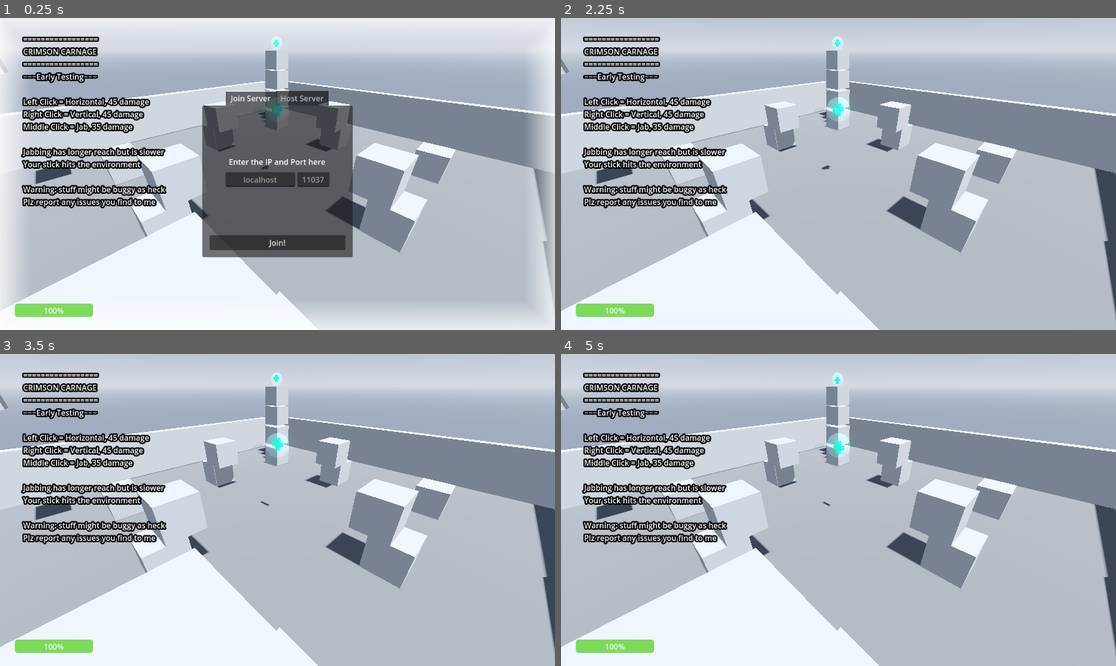
Above: before the commit, frames 1-4 (two rows, left to right).
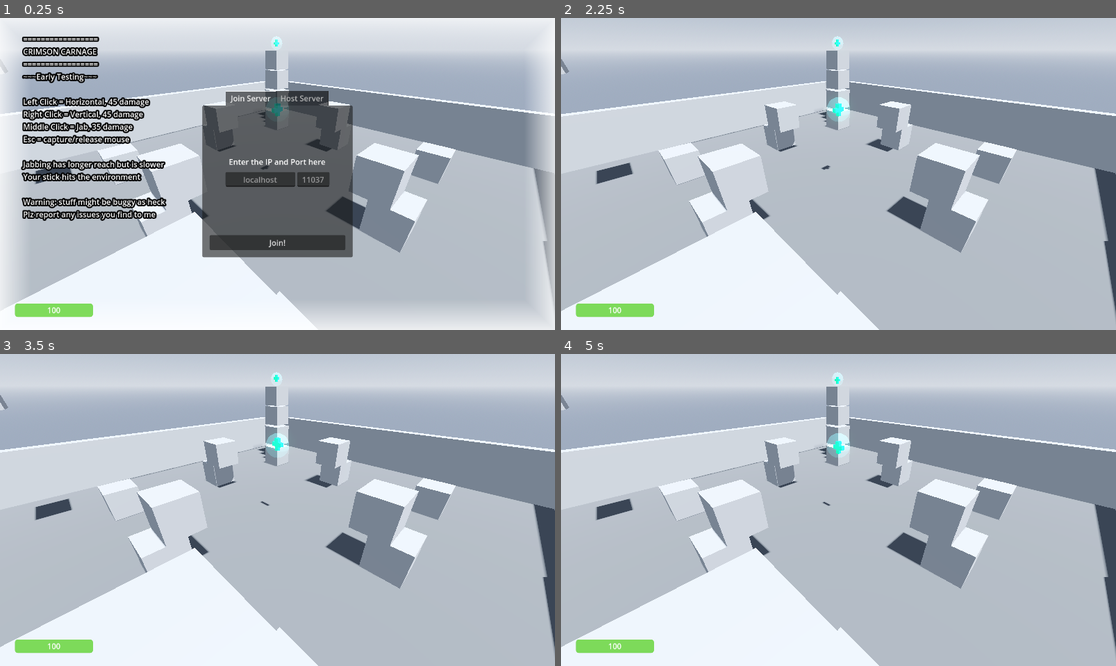
Above: after the commit, the same moments.

Repository: Crystalwarrior/Crimson-Carnage
Game: Godot game, scene res://map.tscn
Two runs of this game, one before a commit and one after it. Both use one fixed random seed, a clock stepped at 60 frames per second and the inputs below. Sound files missing from this copy of the repository are replaced by a short silence.
Inputs (mouse positions are in pixels of both pictures, inside the frame that each line leads up to):
- Up to frame 1 (0.25 s): no input
- Up to frame 2 (2.25 s): click (821, 180) at 0.52 s; type "12" at 0.6 s; click (871, 180) at 0.75 s; type "12" at 0.83 s; tap Enter at 1.25 s; move the mouse to (960, 158) at 1.27 s; hold D (move_right) 1.28-2 s; tap Middle mouse button (alt2_attack) at 1.35 s; tap Space (jump) at 1.52 s; click "Join!" at 2 s
- Up to frame 3 (3.5 s): tap Space (jump) at 2.75, 3.02 s; move the mouse to (166, 525) at 2.77 s; hold S (move_backward) from 2.78 s (still down); right-click (166, 525) at 2.85 s
- Up to frame 4 (5 s): tap Enter at 3.5 s; move the mouse to (894, 441) at 3.52 s; release S (move_backward) at 3.53 s; hold D (move_right) 3.53-4.28 s; click (894, 441) at 3.6 s; tap Space (jump) at 4.25, 4.52 s; move the mouse to (810, 572) at 4.27 s; hold W (move_forward) from 4.28 s (still down); tap Middle mouse button (alt2_attack) at 4.35 s

The runs differ from the first frame. In frame 1, 3.9% of the frame differs, in the area x 3-31%, y 37-95%; in frame 2, 5.1%, in the area x 3-31%, y 6-95%; in frame 3, 5.1%; in frame 4, 5.1%.

Commit message:
Make health display actual health value rather than just percentage Make the hand hidden in first person for better aiming

Diff:
--- a/Network.gd
+++ b/Network.gd
@@ -96,6 +96,7 @@
 		respawn_player(multiplayer.get_unique_id())
 		health_value = 100.0
 	health_bar.value = health_value
+	health_bar.get_node("Label").text = str(health_value)
 
 func _on_multiplayer_spawner_spawned(node):
 	if node.is_multiplayer_authority():
--- a/map.tscn
+++ b/map.tscn
@@ -94,29 +94,15 @@
 grow_vertical = 0
 theme_override_styles/fill = ExtResource("4_gp6fe")
 value = 100.0
-
-[node name="Instructions" type="Label" parent="UI/HUD"]
+show_percentage = false
+
+[node name="Label" type="Label" parent="UI/HUD/HealthBar"]
 layout_mode = 0
-offset_left = 48.0
-offset_top = 32.0
-offset_right = 389.0
-offset_bottom = 356.0
-theme_override_colors/font_outline_color = Color(0, 0, 0, 1)
-theme_override_constants/outline_size = 12
-text = "=================
-CRIMSON CARNAGE
-=================
-~~~Early Testing~~~
-
-Left Click = Horizontal, 45 damage
-Right Click = Vertical, 45 damage
-Middle Click = Jab, 35 damage
-
-Jabbing has longer reach but is slower
-Your stick hits the environment
-
-Warning: stuff might be buggy as heck
-Plz report any issues you find to me"
+offset_right = 163.0
+offset_bottom = 28.0
+text = "100"
+horizontal_alignment = 1
+vertical_alignment = 1
 
 [node name="MainMenu" type="Control" parent="UI"]
 layout_mode = 3
@@ -226,6 +212,30 @@
 layout_mode = 2
 text = "Host!"
 
+[node name="Instructions" type="Label" parent="UI/MainMenu"]
+layout_mode = 0
+offset_left = 48.0
+offset_top = 32.0
+offset_right = 389.0
+offset_bottom = 396.0
+theme_override_colors/font_outline_color = Color(0, 0, 0, 1)
+theme_override_constants/outline_size = 12
+text = "=================
+CRIMSON CARNAGE
+=================
+~~~Early Testing~~~
+
+Left Click = Horizontal, 45 damage
+Right Click = Vertical, 45 damage
+Middle Click = Jab, 35 damage
+Esc = capture/release mouse
+
+Jabbing has longer reach but is slower
+Your stick hits the environment
+
+Warning: stuff might be buggy as heck
+Plz report any issues you find to me"
+
 [node name="AudioStreamPlayer" type="AudioStreamPlayer" parent="."]
 stream = ExtResource("2_6gig4")
 volume_db = -15.0
--- a/player.gd
+++ b/player.gd
@@ -28,25 +28,16 @@
 
 signal health_changed(value)
 
-@export var head_path:NodePath
-@export var face_path:NodePath
-@export var body_path:NodePath
-@export var camera_path:NodePath
-@export var animation_path:NodePath
-@export var hand_animation_path:NodePath
-@export var weapon_hitbox_path:NodePath
-@export var weapon_audio_path:NodePath
-@export var foot_audio_path:NodePath
-
-@onready var head:Node3D = get_node(head_path)
-@onready var face:MeshInstance3D = get_node(face_path)
-@onready var body:MeshInstance3D = get_node(body_path)
-@onready var camera:Camera3D = get_node(camera_path)
-@onready var animation:AnimationPlayer = get_node(animation_path)
-@onready var hand_animation:AnimationPlayer = get_node(hand_animation_path)
-@onready var weapon_hitbox:Area3D = get_node(weapon_hitbox_path)
-@onready var weapon_audio:AudioStreamPlayer3D = get_node(weapon_audio_path)
-@onready var foot_audio:AudioStreamPlayer3D = get_node(foot_audio_path)
+@onready var head:Node3D = $HeadPivot
+@onready var face:MeshInstance3D = $HeadPivot/Face
+@onready var body:MeshInstance3D = $WaistPivot/Body
+@onready var hand:MeshInstance3D = $HeadPivot/SwingPivot/HandPivot/HandModel
+@onready var camera:Camera3D = $HeadPivot/CameraFirstPerson
+@onready var animation:AnimationPlayer = $AnimationPlayer
+@onready var hand_animation:AnimationPlayer = $HeadPivot/SwingPivot/HandPivot/HandAnimation
+@onready var weapon_hitbox:Area3D = $HeadPivot/SwingPivot/HandPivot/WeaponStick/WeaponHitbox
+@onready var weapon_audio:AudioStreamPlayer3D = $HeadPivot/SwingPivot/HandPivot/WeaponStick/AudioStreamPlayer3D
+@onready var foot_audio:AudioStreamPlayer3D = $FootPlayer
 @onready var invincible_timer:Timer = $InvincibleTimer
 @onready var collision_shape:CollisionShape3D = $CollisionShape3D
 
@@ -131,9 +122,11 @@
 	if camera.current:
 		body.cast_shadow = body.SHADOW_CASTING_SETTING_SHADOWS_ONLY
 		face.cast_shadow = face.SHADOW_CASTING_SETTING_SHADOWS_ONLY
+		hand.cast_shadow = hand.SHADOW_CASTING_SETTING_SHADOWS_ONLY
 	else:
-		face.cast_shadow = body.SHADOW_CASTING_SETTING_ON
+		body.cast_shadow = body.SHADOW_CASTING_SETTING_ON
 		face.cast_shadow = face.SHADOW_CASTING_SETTING_ON
+		hand.cast_shadow = hand.SHADOW_CASTING_SETTING_ON
 
 
 func _aim(event : InputEvent) -> void:
--- a/player.tscn
+++ b/player.tscn
@@ -121,7 +121,7 @@
 "times": PackedFloat32Array(0, 0.05, 0.5, 0.65, 0.75),
 "transitions": PackedFloat32Array(1, 0.2, 2, 0.5, 1),
 "update": 0,
-"values": [Vector3(0.3, -0.4, -0.6), Vector3(0.1, -0.4, -0.7), Vector3(0, -0.0999999, -1.03126), Vector3(0.1, -0.4, -0.7), Vector3(0.3, -0.4, -0.6)]
+"values": [Vector3(0.3, -0.4, -0.6), Vector3(0, -0.0999999, -0.7), Vector3(0, 1.19209e-07, -1.03126), Vector3(0.1, -0.4, -0.7), Vector3(0.3, -0.4, -0.6)]
 }
 tracks/1/type = "value"
 tracks/1/imported = false
@@ -130,10 +130,10 @@
 tracks/1/interp = 1
 tracks/1/loop_wrap = true
 tracks/1/keys = {
-"times": PackedFloat32Array(0, 0.06, 0.5, 0.65, 0.75),
-"transitions": PackedFloat32Array(1, 0.2, 2, 0.5, 1),
-"update": 0,
-"values": [Vector3(-1.48353, -5.86126e-08, 0.0872665), Vector3(-1.5708, 0.0872665, 0), Vector3(-1.38738, 0, 0), Vector3(-1.5708, 0.0872665, 0), Vector3(-1.48353, -5.86126e-08, 0.0872665)]
+"times": PackedFloat32Array(0, 0.05, 0.5, 0.65, 0.75),
+"transitions": PackedFloat32Array(1, 1, 2, 0.5, 1),
+"update": 0,
+"values": [Vector3(-1.48353, -5.86126e-08, 0.0872665), Vector3(-1.5708, 0, 0), Vector3(-1.56191, 0, 0), Vector3(-1.5708, 0.0872665, 0), Vector3(-1.48353, -5.86126e-08, 0.0872665)]
 }
 tracks/2/type = "value"
 tracks/2/imported = false
@@ -812,15 +812,6 @@
 
 [node name="Player" type="CharacterBody3D"]
 script = ExtResource("1_2iejj")
-head_path = NodePath("HeadPivot")
-face_path = NodePath("HeadPivot/Face")
-body_path = NodePath("WaistPivot/Body")
-camera_path = NodePath("HeadPivot/CameraFirstPerson")
-animation_path = NodePath("AnimationPlayer")
-hand_animation_path = NodePath("HeadPivot/SwingPivot/HandPivot/HandAnimation")
-weapon_hitbox_path = NodePath("HeadPivot/SwingPivot/HandPivot/WeaponStick/WeaponHitbox")
-weapon_audio_path = NodePath("HeadPivot/SwingPivot/HandPivot/WeaponStick/AudioStreamPlayer3D")
-foot_audio_path = NodePath("FootPlayer")
 
 [node name="NameTag" type="Label3D" parent="."]
 transform = Transform3D(1, 0, 0, 0, 1, 0, 0, 0, 1, 0, 2.2, 0)
@@ -840,6 +831,7 @@
 transform = Transform3D(1, 0, 0, 0, 1, 0, 0, 0, 1, 0.5, -0.4, -0.8)
 
 [node name="HandModel" type="MeshInstance3D" parent="HeadPivot/SwingPivot/HandPivot"]
+transform = Transform3D(1, 0, 1.39698e-09, 0, 1, 1.49012e-08, 0, 1.49012e-08, 1, 0, 0, 0)
 mesh = SubResource("SphereMesh_1p27o")
 
 [node name="WeaponStick" type="Node3D" parent="HeadPivot/SwingPivot/HandPivot"]
